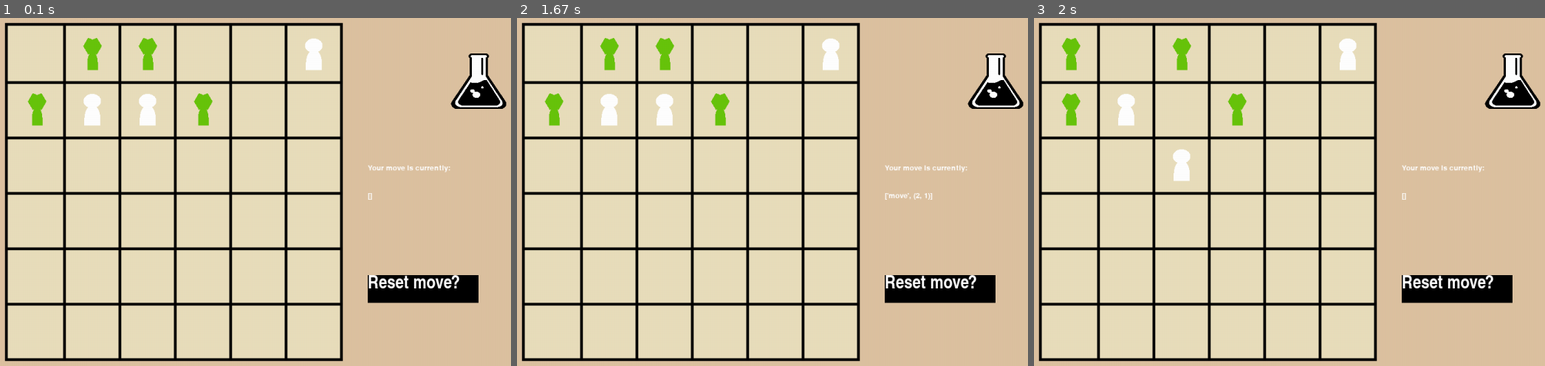
Above: before the commit, frames 1-3 (left to right).
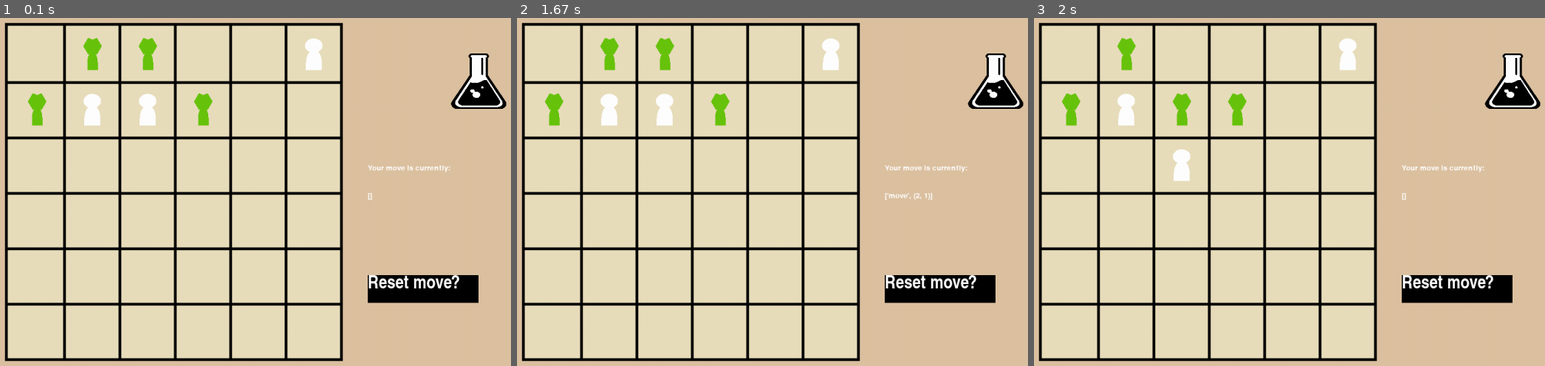
Above: after the commit, the same moments.

Repository: RonaldKroening/SGAI-Outbreak
Game: pygame game, started from SGAI_MK3/main.py
The game is run twice, just before and just after one commit, with the same random seed, the same clock (stepped at 60 frames per second) and the same inputs.
Inputs (mouse positions are in pixels of both pictures, inside the frame that each line leads up to):
- Up to frame 1 (0.1 s): no input
- Up to frame 2 (1.67 s): press the mouse at (997, 80) at 0.37 s; move the mouse to (869, 63) at 0.47 s; release the mouse at (746, 42) at 0.6 s; press the mouse at (997, 80) at 1.2 s; move the mouse to (818, 87) at 1.3 s; release the mouse at (634, 91) at 1.43 s; press the mouse at (997, 80) at 1.53 s; move the mouse to (874, 202) at 1.63 s
- Up to frame 3 (2 s): release the mouse at (1274, 327) at 1.77 s

Frames 1-2 are identical in both runs. In frame 3, 0.9% of the frame differs, in the area x 5-31%, y 5-31%.

Commit message:
shorten the code to match hao's suggestions

Diff:
--- a/SGAI_MK3/main.py
+++ b/SGAI_MK3/main.py
@@ -118,23 +118,16 @@
                 for i in range(6)
                 if (i != 4 and role == "Government") or (i != 5 and role == "Zombie")
             ]
+            computer_role = "Government"
+            if role == "Government":
+                computer_role = "Zombie"
+
             possible_move_coords = []
             while len(possible_move_coords) == 0 and len(possible_actions) != 0:
-                action = ""
-                if role == "Government":  # role is player role
-                    # Random Zombie Move
-                    action = rd.choice(possible_actions)
-                    print("potential action is", action)
-                    possible_move_coords = GameBoard.get_possible_moves(
-                        action, "Zombie"
-                    )
-                else:
-                    # random government move (moves, heal)
-                    action = rd.choice(possible_actions)
-                    possible_move_coords = GameBoard.get_possible_moves(
-                        action, "Government"
-                    )
-                possible_actions.remove(action)
+                action = possible_actions.pop(rd.randint(0, len(possible_actions) - 1))
+                possible_move_coords = GameBoard.get_possible_moves(
+                    action, computer_role
+                )
                 print("possible actions is", possible_actions)
 
             # no valid moves, player wins
